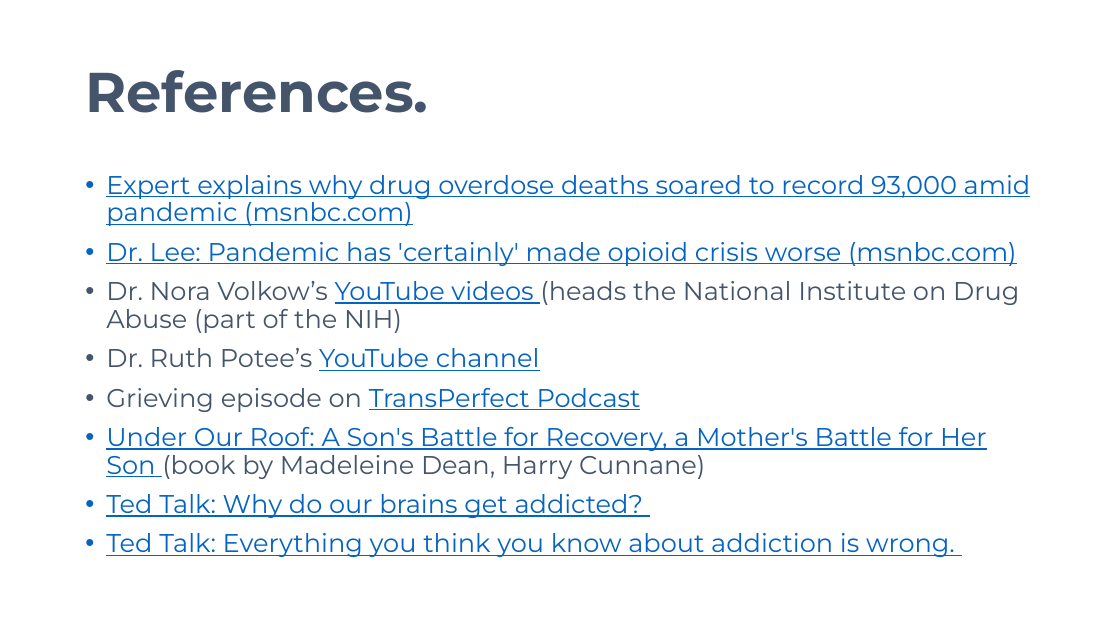
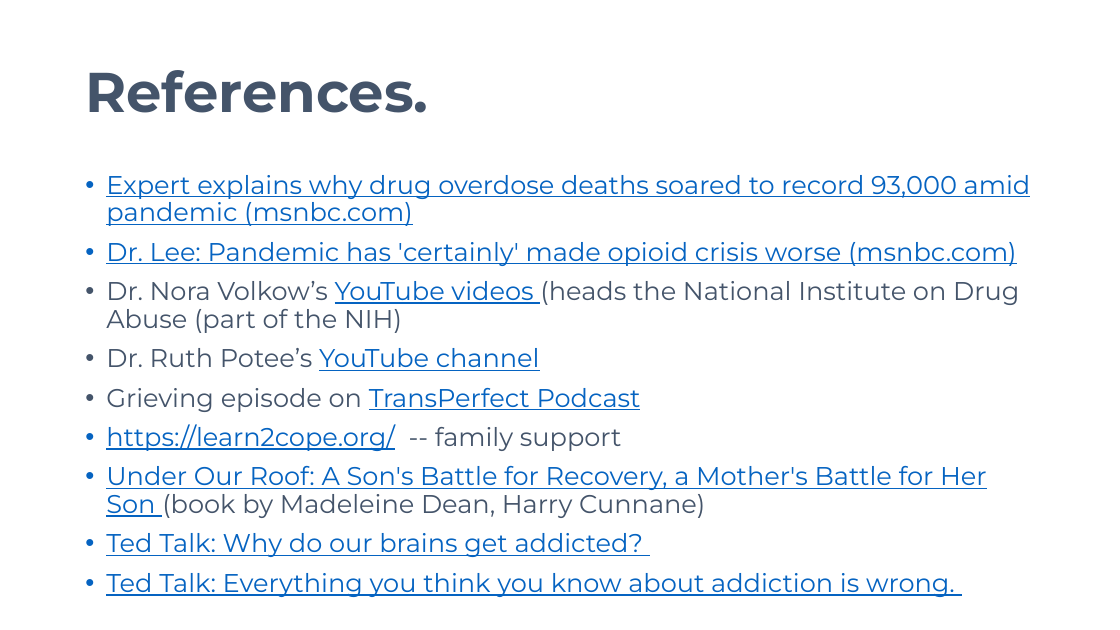
Before and after one commit to avifarah/Know-the-signs-when-and-how-talk-about-drugs, a slide deck: slide 15 of Know the Signs_When and How to Talk about Drugs.pptx. Drawn at 1120x630 pixels with LibreOffice and Linux fonts; fonts in the diff are those of the drawing. Boxes give left, top, right and bottom in pixels: in the first picture for what was removed or moved away, otherwise in the second. Text is boxed around its words. In the diff, an @@ line names an element or a change of style, - is before the commit and + after.

```diff
--- a/Know the Signs_When and How to Talk about Drugs.pptx
+++ b/Know the Signs_When and How to Talk about Drugs.pptx
@@ text at (106, 424, 622, 451): paragraph added @@
+• https://learn2cope.org/ -- family support
```
Also in this commit, not shown: 4 other slides changed.
